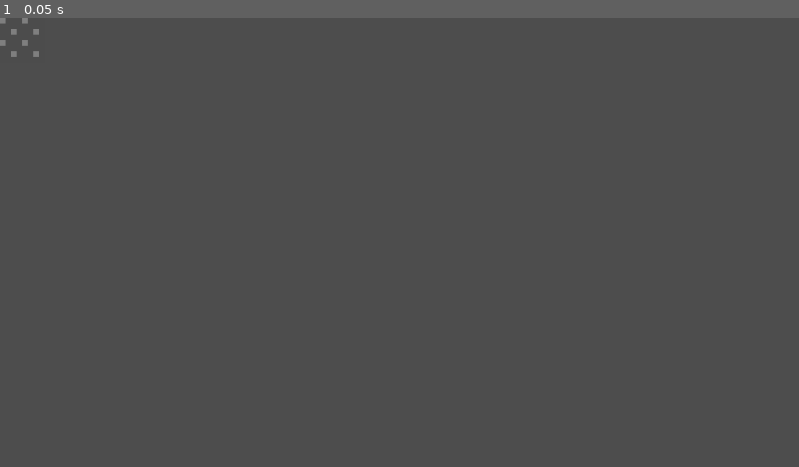
Above: before the commit, frame 1.
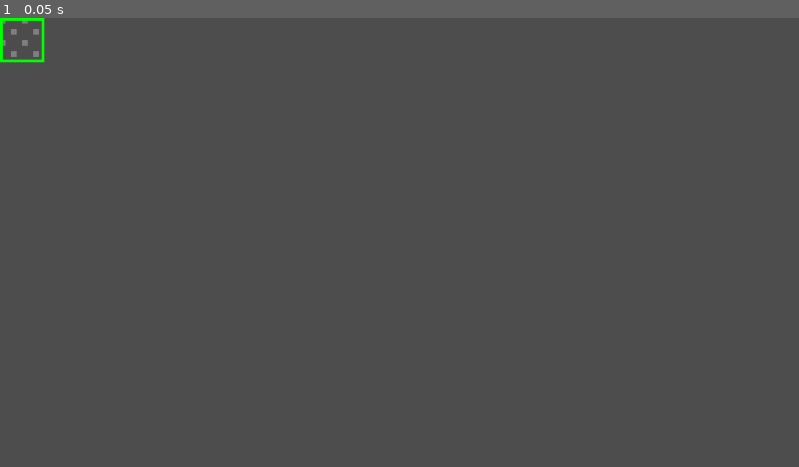
Above: after the commit, the same moment.

Repository: cutopia/paladin_dungeon
Game: Godot game, scene res://scenes/main.tscn
Same seed, same stepped clock (60 frames per second), same inputs: the game is played once before the commit and once after it.
Inputs:
- Up to frame 1 (0.05 s): no input

The runs differ from the first frame. In frame 1, 0.2% of the frame differs, in the area x 0-6%, y 0-11%.

Commit message:
room draws at last!

Diff:
--- a/main.gd
+++ b/main.gd
@@ -2,5 +2,45 @@
 
 func _ready():
 	print("Hello Dungeon!")
-	var room = preload("res://scenes/Room.tscn").instantiate()
+
+	var room = Node2D.new()
+	room.set_script(load("res://scenes/Room.gd"))
 	add_child(room)
+
+	var floor_sprite = Sprite2D.new()
+	floor_sprite.texture = load("res://assets/tiles/floor_tile.png")
+	floor_sprite.position = Vector2(32, 32)
+	room.add_child(floor_sprite)
+
+	for exit_name in ["ExitN", "ExitS", "ExitE", "ExitW"]:
+		var exit_node = ColorRect.new()
+		exit_node.color = Color(0, 1, 0, 0.6)
+		match(exit_name):
+			"ExitN":
+				exit_node.position = Vector2(32, 0)
+				exit_node.margin_left = 32.0
+				exit_node.margin_top = 0.0
+				exit_node.margin_right = 64.0
+				exit_node.margin_bottom = 16.0
+			"ExitS":
+				exit_node.position = Vector2(32, 64)
+				exit_node.margin_left = 32.0
+				exit_node.margin_top = 80.0
+				exit_node.margin_right = 64.0
+				exit_node.margin_bottom = 96.0
+			"ExitE":
+				exit_node.position = Vector2(64, 32)
+				exit_node.margin_left = 80.0
+				exit_node.margin_top = 32.0
+				exit_node.margin_right = 96.0
+				exit_node.margin_bottom = 64.0
+			"ExitW":
+				exit_node.position = Vector2(0, 32)
+				exit_node.margin_left = 0.0
+				exit_node.margin_top = 32.0
+				exit_node.margin_right = 16.0
+				exit_node.margin_bottom = 64.0
+		exit_node.anchor_right = 0.5
+		exit_node.anchor_bottom = 0.5
+		exit_node.pivot = Vector2(0.5, 0.5)
+		room.add_child(exit_node)
--- a/scenes/Room.gd
+++ b/scenes/Room.gd
@@ -28,6 +28,7 @@
 
 func _ready():
 	generate_random_exits()
+	log_walls_status()
 	update_exit_visuals()
 
 func generate_random_exits():
@@ -57,6 +58,26 @@
 	exit_s.visible = exits[ExitDirection.SOUTH]
 	exit_e.visible = exits[ExitDirection.EAST]
 	exit_w.visible = exits[ExitDirection.WEST]
+
+func log_walls_status():
+	var status = "Room at (%d, %d) walls:" % [position.x / 64, position.y / 64]
+	if exits[ExitDirection.NORTH]:
+		status += " N(open)"
+	else:
+		status += " N(blocked)"
+	if exits[ExitDirection.SOUTH]:
+		status += " S(open)"
+	else:
+		status += " S(blocked)"
+	if exits[ExitDirection.EAST]:
+		status += " E(open)"
+	else:
+		status += " E(blocked)"
+	if exits[ExitDirection.WEST]:
+		status += " W(open)"
+	else:
+		status += " W(blocked)"
+	print(status)
 
 func has_exit(direction):
 	return exits[direction]
--- a/scenes/Room.tscn
+++ b/scenes/Room.tscn
@@ -1,54 +1,33 @@
-[gd_scene load_steps=2 format=3 uid="uid://room_scene"]
+[gd_scene load_steps=3 format=3 uid="uid://dt4t1rdoyn3vo"]
 
-[ext_resource type="Script" path="res://scenes/Room.gd" id="1_room_script"]
-[ext_resource type="Texture2D" path="res://assets/tiles/floor_tile.png" id="1_floor_texture"]
+[ext_resource type="Script" uid="uid://cg1evxcbv6a6c" path="res://scenes/Room.gd" id="1_llheb"]
+[ext_resource type="Texture2D" uid="uid://cy78cjh7l5ayy" path="res://assets/tiles/floor_tile.png" id="2_liqgt"]
 
-[node name="." type="Node2D" script=ExtResource("1_room_script")]
+[node name="Node2D" type="Node2D"]
+script = ExtResource("1_llheb")
 
-[node name="FloorSprite" type="Sprite2D" parent="."]
-texture = ExtResource("1_floor_texture")
-position = Vector2(32, 32)
+[node name="FloorTile" type="Sprite2D" parent="."]
+texture = ExtResource("2_liqgt")
+centered = false
 
 [node name="ExitN" type="ColorRect" parent="."]
-offset = Vector2(32, 0)
-margin_left = 32.0
-margin_top = 0.0
-margin_right = 64.0
-margin_bottom = 16.0
-anchor_right = 0.5
-anchor_bottom = 0.5
-pivot = Vector2(0.5, 0.5)
-color = Color(0, 1, 0, 0.6)
+offset_right = 64.0
+offset_bottom = 4.0
+color = Color(0, 1, 0, 1)
 
 [node name="ExitS" type="ColorRect" parent="."]
-offset = Vector2(32, 64)
-margin_left = 32.0
-margin_top = 80.0
-margin_right = 64.0
-margin_bottom = 96.0
-anchor_right = 0.5
-anchor_bottom = 0.5
-pivot = Vector2(0.5, 0.5)
-color = Color(0, 1, 0, 0.6)
+offset_top = 60.0
+offset_right = 64.0
+offset_bottom = 64.0
+color = Color(0, 1, 0, 1)
+
+[node name="ExitW" type="ColorRect" parent="."]
+offset_right = 4.0
+offset_bottom = 64.0
+color = Color(0, 1, 0, 1)
 
 [node name="ExitE" type="ColorRect" parent="."]
-offset = Vector2(64, 32)
-margin_left = 80.0
-margin_top = 32.0
-margin_right = 96.0
-margin_bottom = 64.0
-anchor_right = 0.5
-anchor_bottom = 0.5
-pivot = Vector2(0.5, 0.5)
-color = Color(0, 1, 0, 0.6)
-
-[node name="ExitW" type="ColorRect" parent="."]
-offset = Vector2(0, 32)
-margin_left = 0.0
-margin_top = 32.0
-margin_right = 16.0
-margin_bottom = 64.0
-anchor_right = 0.5
-anchor_bottom = 0.5
-pivot = Vector2(0.5, 0.5)
-color = Color(0, 1, 0, 0.6)
+offset_left = 60.0
+offset_right = 64.0
+offset_bottom = 64.0
+color = Color(0, 1, 0, 1)
--- a/scenes/main.tscn
+++ b/scenes/main.tscn
@@ -1,8 +1,7 @@
-[gd_scene load_steps=2 format=3 uid="uid://kugbcr8iexjy"]
+[gd_scene load_steps=2 format=3 uid="uid://klvagg2lhia5"]
 
-[ext_resource type="Script" uid="uid://dlpqbi8cqqbby" path="res://main.gd" id="1_main_script"]
+[ext_resource type="PackedScene" uid="uid://dt4t1rdoyn3vo" path="res://scenes/Room.tscn" id="1_o5qli"]
 
 [node name="MainScene" type="Node2D"]
-script = ExtResource("1_main_script")
 
-[node name="Room" type="Node2D" parent="."]
+[node name="Node2D" parent="." instance=ExtResource("1_o5qli")]
